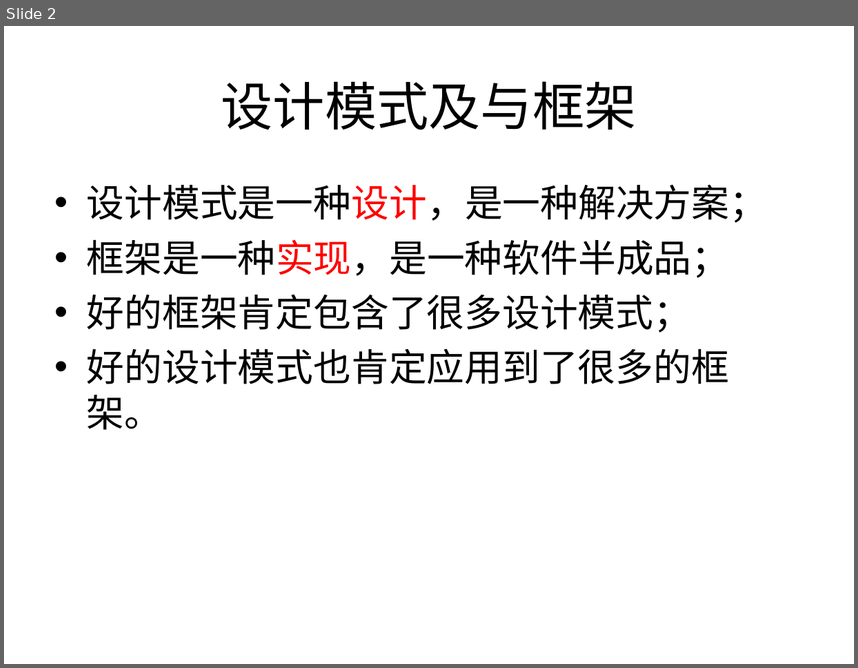
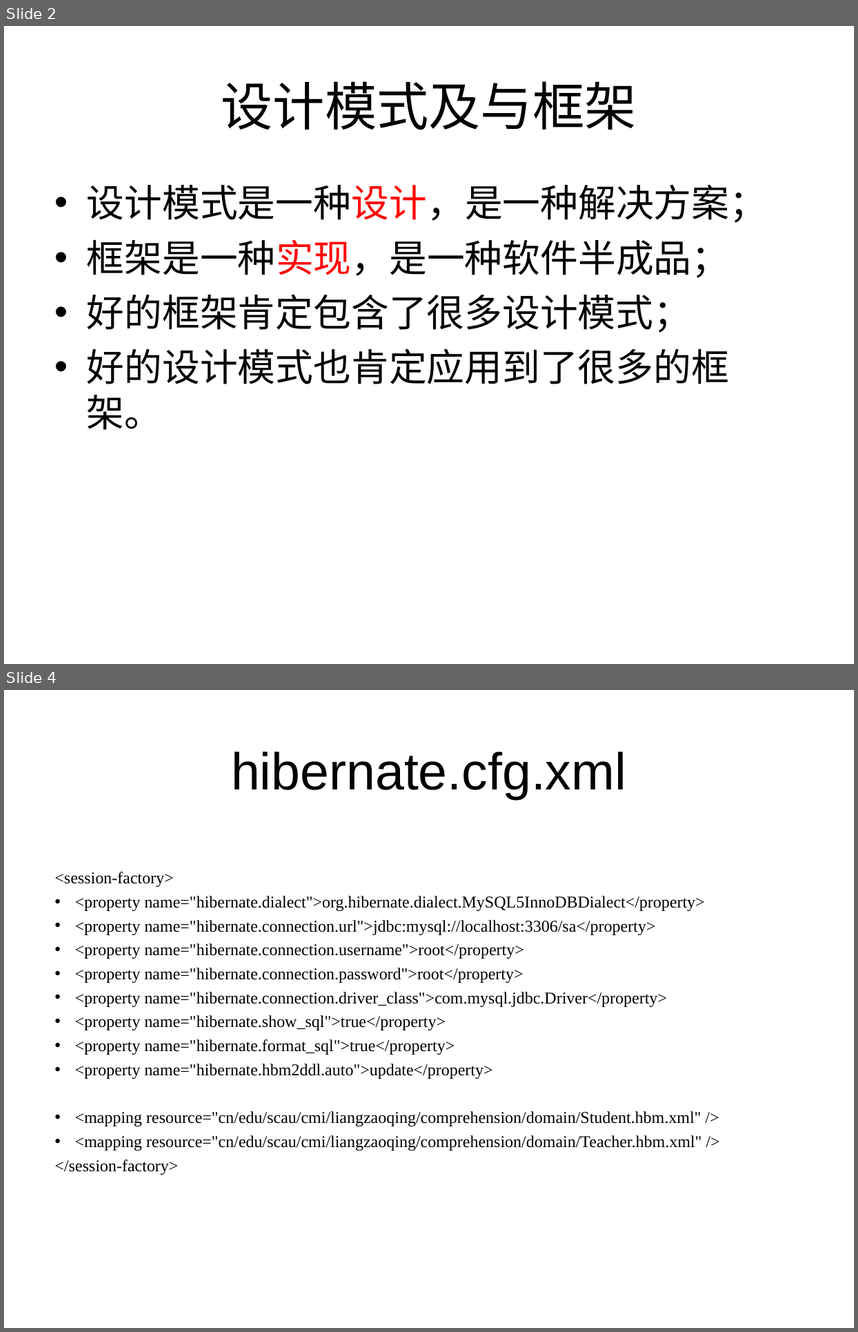
Before and after one commit to liangshanhero/sa, a slide deck: sa/文档/2019 软件体系结构（09）：Spring+Hibernate.ppt. Shown one above the other, each under a label of ours: slide 2 before the commit, slides 2 and 4 after it; the slides between them are not shown. The pictures are 858x668 and 858x1332 pixels, drawn with LibreOffice and Linux fonts; fonts in the diff are those of the drawing. Boxes give left, top, right and bottom in pixels: in the first picture for what was removed or moved away, otherwise in the second. Text is boxed around its words. In the diff, an @@ line names an element or a change of style, - is before the commit and + after.

```diff
--- a/sa/文档/2019 软件体系结构（09）：Spring+Hibernate.ppt
+++ b/sa/文档/2019 软件体系结构（09）：Spring+Hibernate.ppt
@@ slide 4 added at (x1=4, y1=690, x2=854, y2=1328), background #FFFFFF @@
@@ title added at (x1=231, y1=751, x2=626, y2=799), 44 pt, text #000000 @@
+hibernate.cfg.xml
@@ text added at (x1=55, y1=871, x2=705, y2=1174), 14 pt, text #000000 @@
+<session-factory>
+• <property name="hibernate.dialect">org.hibernate.dialect.MySQL5InnoDBDialect</property>
+• <property name="hibernate.connection.url">jdbc:mysql://localhost:3306/sa</property>
+• <property name="hibernate.connection.username">root</property>
+• <property name="hibernate.connection.password">root</property>
+• <property name="hibernate.connection.driver_class">com.mysql.jdbc.Driver</property>
+• <property name="hibernate.show_sql">true</property>
+• <property name="hibernate.format_sql">true</property>
+• <property name="hibernate.hbm2ddl.auto">update</property>
+• <mapping resource="cn/edu/scau/cmi/liangzaoqing/comprehension/domain/Student.hbm.xml" />
+• <mapping resource="cn/edu/scau/cmi/liangzaoqing/comprehension/domain/Teacher.hbm.xml" />
+</session-factory>
```
Also in this commit, not shown: 2 slides changed, 2 other slides added, 9 other files.
